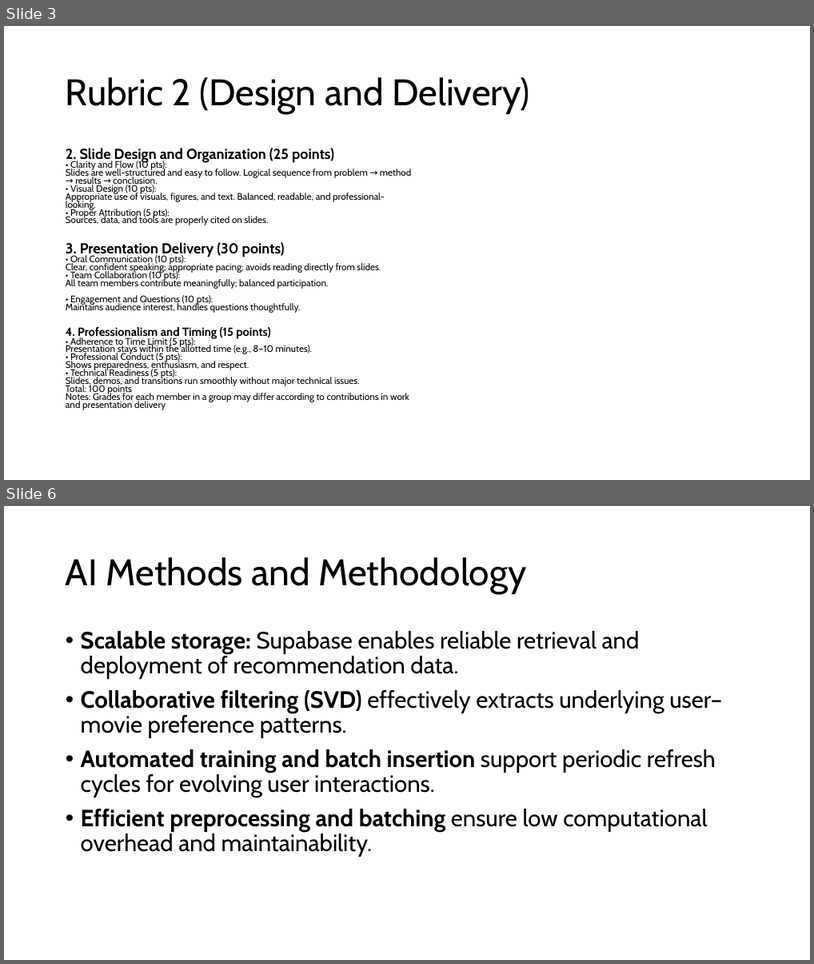
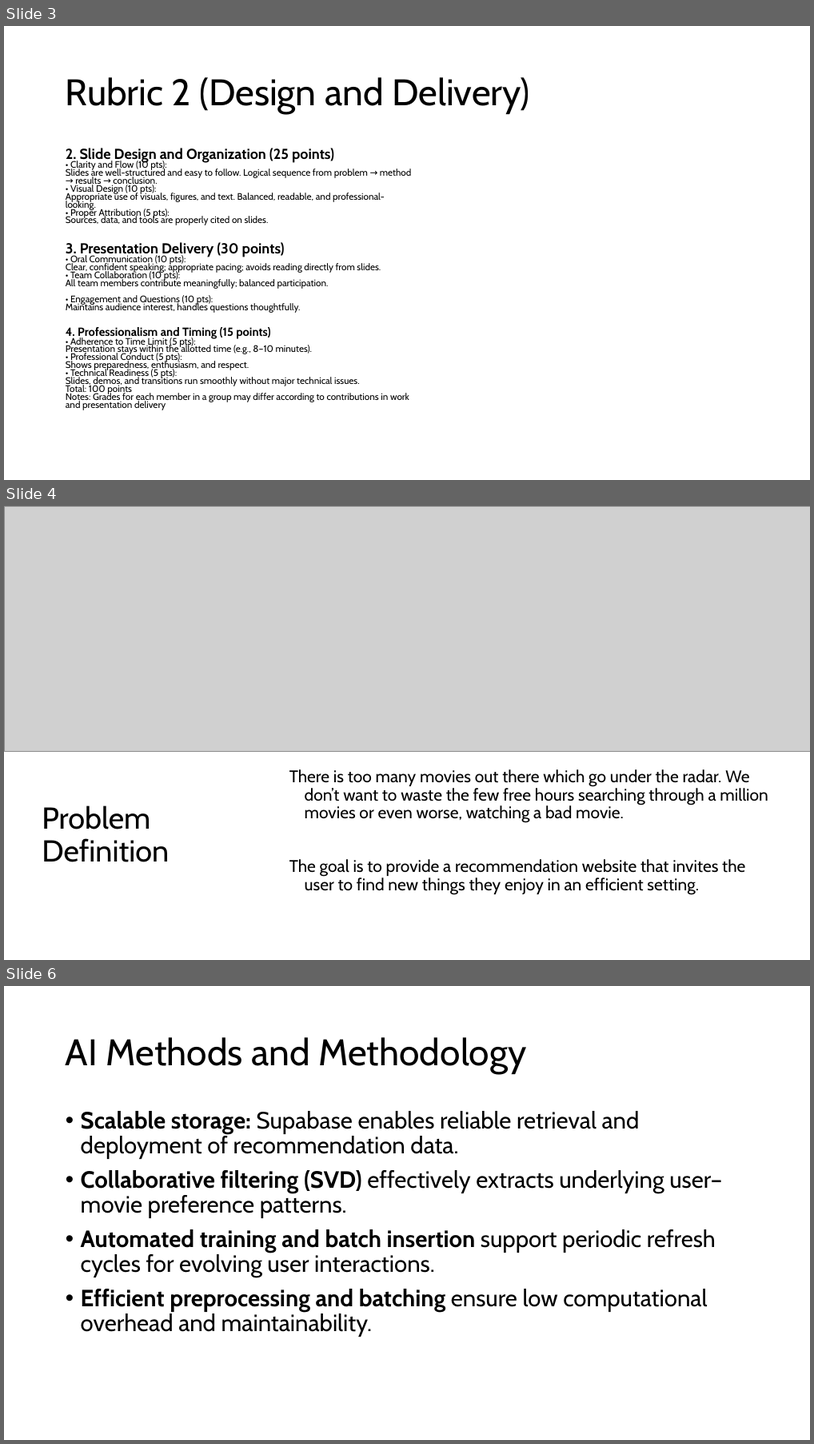
Before and after one commit to RaiiDeNx7/MovieMeter, a slide deck: Documentation/Final Presentation Slides.pptx. Shown one above the other, each under a label of ours: slides 3 and 6 before the commit, slides 3, 4 and 6 after it; the slides between them are not shown. The pictures are 814x964 and 814x1444 pixels, drawn with LibreOffice and Linux fonts; fonts in the diff are those of the drawing; grey boxes stand for pictures. Boxes give left, top, right and bottom in pixels: in the first picture for what was removed or moved away, otherwise in the second. Text is boxed around its words. In the diff, an @@ line names an element or a change of style, - is before the commit and + after.

```diff
--- a/Documentation/Final Presentation Slides.pptx
+++ b/Documentation/Final Presentation Slides.pptx
@@ slide 4 added at bbox=[4, 506, 810, 960], background #FFFFFF @@
@@ picture added at bbox=[4, 506, 810, 752] @@
@@ text added at bbox=[290, 769, 769, 895], 20 pt, text #000000 @@
+There is too many movies out there which go under the radar. We don’t want to waste the few free hours searching through a million movies or even worse, watching a bad movie.
+The goal is to provide a recommendation website that invites the user to find new things they enjoy in an efficient setting.
@@ title added at bbox=[42, 805, 169, 862], 36 pt, text #000000 @@
+Problem Definition
```
Also in this commit, not shown: 3 slides changed, 2 other slides added, 2 slides removed, 7 other files.
